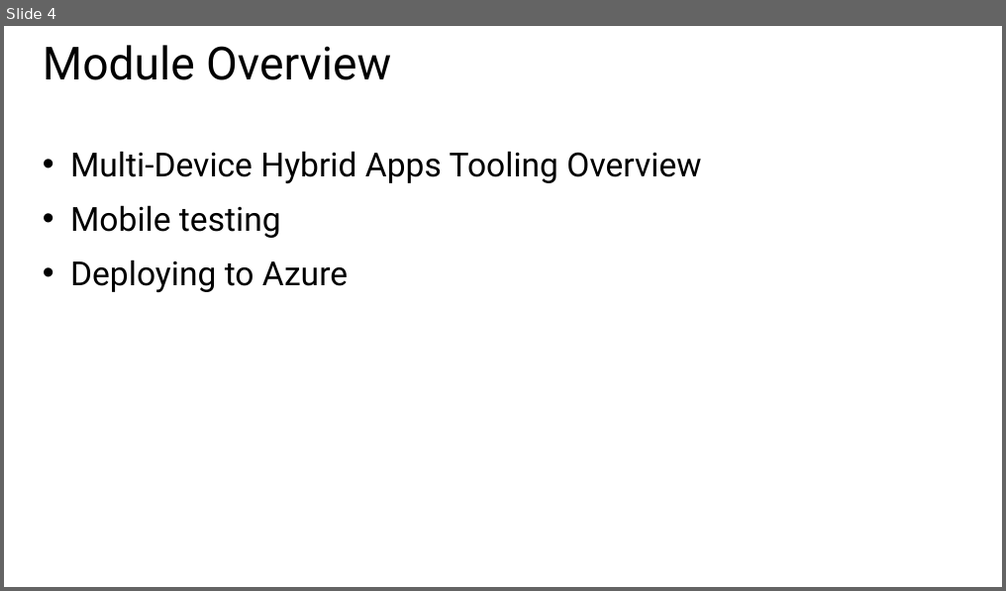
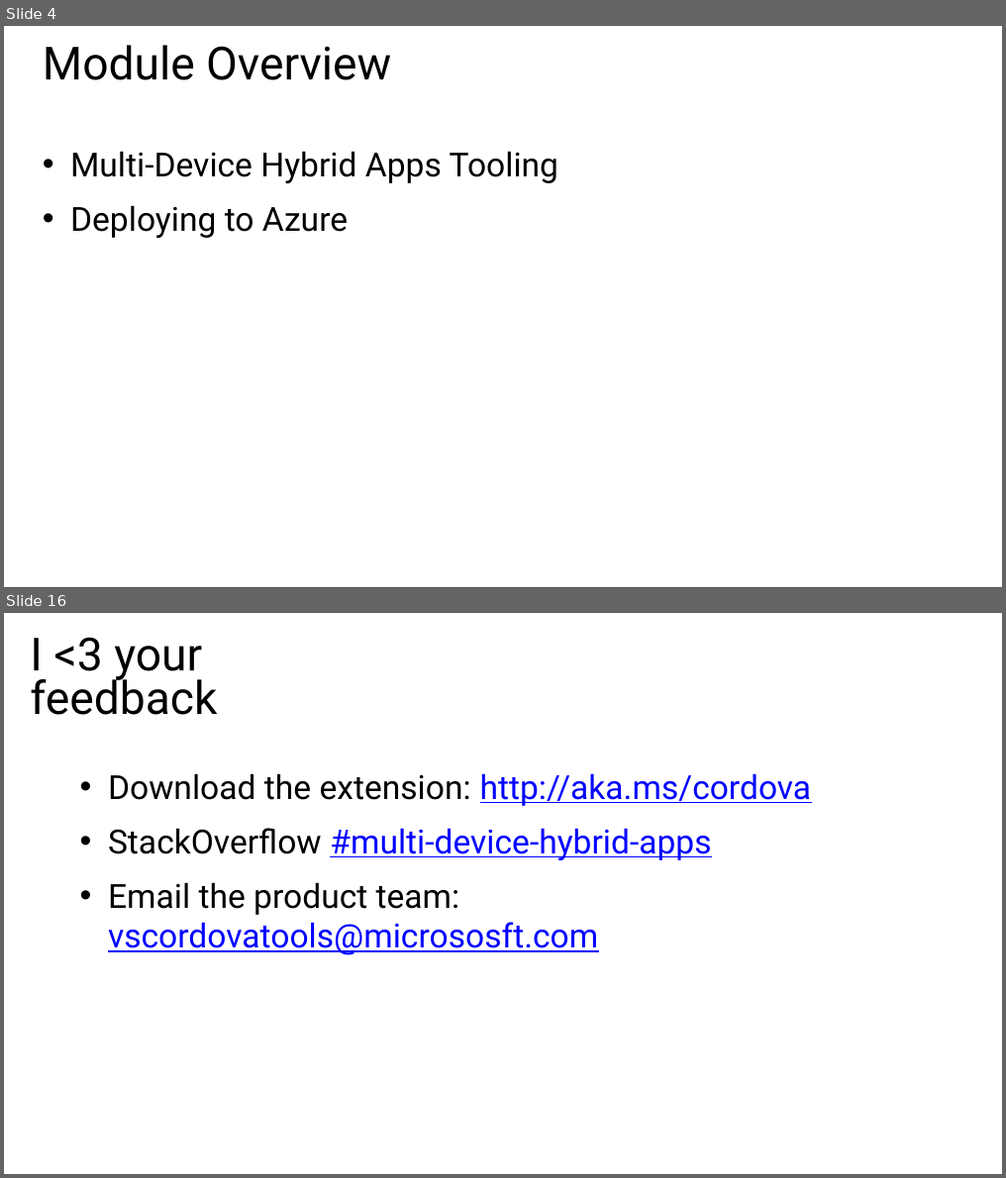
Before and after one commit to CharaD7/FrayedKnot, a slide deck: Slides/M7 Deployment.pptx. Shown one above the other, each under a label of ours: slide 4 before the commit, slides 4 and 16 after it; the slides between them are not shown. The pictures are 1006x591 and 1006x1178 pixels, drawn with LibreOffice and Linux fonts; fonts in the diff are those of the drawing. Boxes give left, top, right and bottom in pixels: in the first picture for what was removed or moved away, otherwise in the second. Text is boxed around its words. In the diff, an @@ line names an element or a change of style, - is before the commit and + after.

```diff
--- a/Slides/M7 Deployment.pptx
+++ b/Slides/M7 Deployment.pptx
@@ slide 16 added at bbox=[4, 613, 1002, 1174], background #FFFFFF @@
@@ title added at bbox=[30, 637, 217, 715], 44 pt, text #000000 @@
+I <3 your feedback
@@ text added at bbox=[108, 773, 812, 956], 32 pt, text #0000FF, underline @@
+• Download the extension: http://aka.ms/cordova
+• StackOverflow #multi-device-hybrid-apps
+• Email the product team: vscordovatools@micrososft.com
@@ slide 4 changed as well @@
@@ text at bbox=[70, 151, 558, 183]: text changed @@
-• Multi-Device Hybrid Apps Tooling Overview
-• Mobile testing
+• Multi-Device Hybrid Apps Tooling
```
Also in this commit, not shown: 1 other slide changed, 12 other slides added, 4 slides removed, 1 other file.
